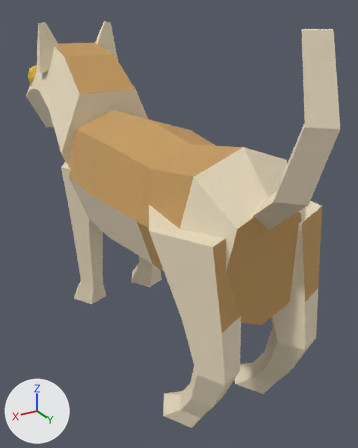
Before and after pictures for a commit that changed the glTF model site/models/GN_CatKitten_faceted_01.glb.
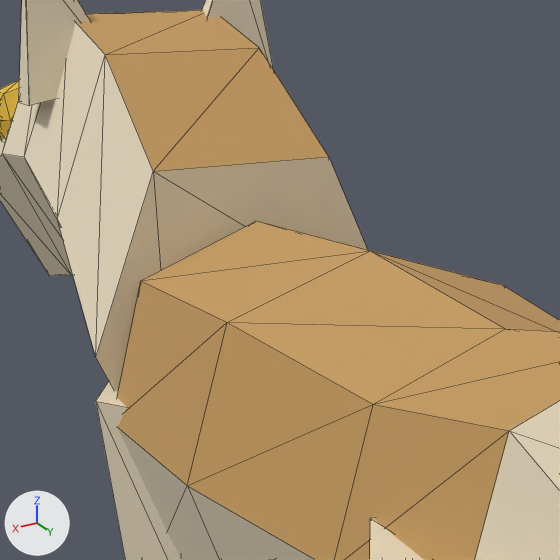
Each version is shown whole from a 50 mm camera at (0.141, 0.26, 0.21) aimed at (-0.019, -0.007, 0.076), then close up on the part from 9% to 59% of the width and 9% to 49% of the height. Lighting does not change. The marker at lower left points along +X, +Y and +Z. The last two pictures show the newer version. The close-ups show mesh edges as thin lines. Vertices at exactly the same position are counted once.

The scene before the commit, as lines of its bpy script (objects in view):
```python
me_gn_catkitten_faceted = bpy.data.meshes.new('GN_CatKitten_faceted')
me_gn_catkitten_faceted.from_pydata(...)  # 366 vertices, 676 faces; spans x -0.043..0.047, y -0.203..0.137, z 0.0..0.203
me_gn_catkitten_faceted.materials.append(mat_globalpalette)  # picture img_globalpalette
ob_gn_catkitten_faceted = bpy.data.objects.new('GN_CatKitten_faceted', me_gn_catkitten_faceted)
ob_gn_catkitten_faceted.location = (0.0, 0.0, 0.0)
```
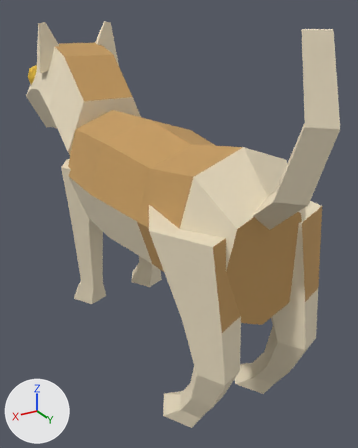
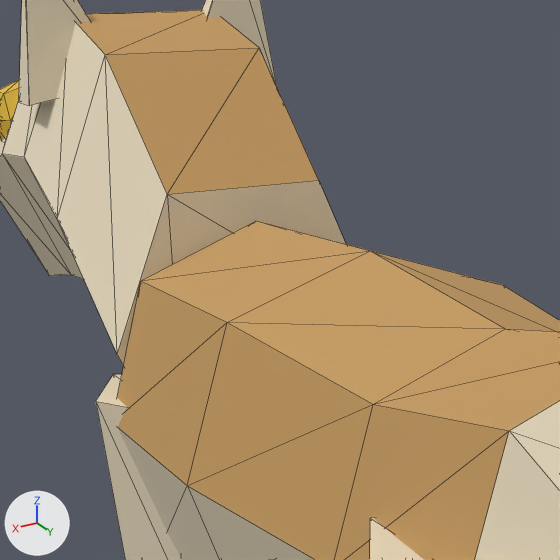
What differs and where, as boxes [x1, y1, x2, y2] in the close-ups (560 x 560 px; the box of a moved part takes in the faces that stretch with it):
part 1 of me_gn_catkitten_faceted, moved or reshaped: before [57, 48, 368, 391]; after [57, 48, 346, 366]

The change, as a list of edits to the scene's bpy script:
```text
Change me_gn_catkitten_faceted:
    where me_gn_catkitten_faceted.from_pydata(...)  # 366 vertices, 676 faces; spans x -0.043..0.047, y -0.203..0.137, z 0.0..0.203
    used by ob_gn_catkitten_faceted; location = (0.0, 0.0, 0.0)
    me_gn_catkitten_faceted part 1
    me_gn_catkitten_faceted.vertices[48].co: (0.038, -0.071, 0.118) -> (0.033, -0.071, 0.118)  # pixel (95, 357) -> pixel (117, 354)
    me_gn_catkitten_faceted.vertices[49].co: (0.021, -0.071, 0.158) -> (0.019, -0.071, 0.152)  # pixel (153, 171) -> pixel (167, 194)
    me_gn_catkitten_faceted.vertices[50].co: (-0.021, -0.071, 0.158) -> (-0.019, -0.071, 0.152)  # pixel (328, 156) -> pixel (318, 180)
    me_gn_catkitten_faceted.vertices[51].co: (-0.038, -0.071, 0.118) -> (-0.033, -0.071, 0.118)
    me_gn_catkitten_faceted.vertices[52].co: (-0.021, -0.071, 0.079) -> (-0.019, -0.071, 0.084)
    me_gn_catkitten_faceted.vertices[53].co: (0.021, -0.071, 0.079) -> (0.019, -0.071, 0.084)
```
